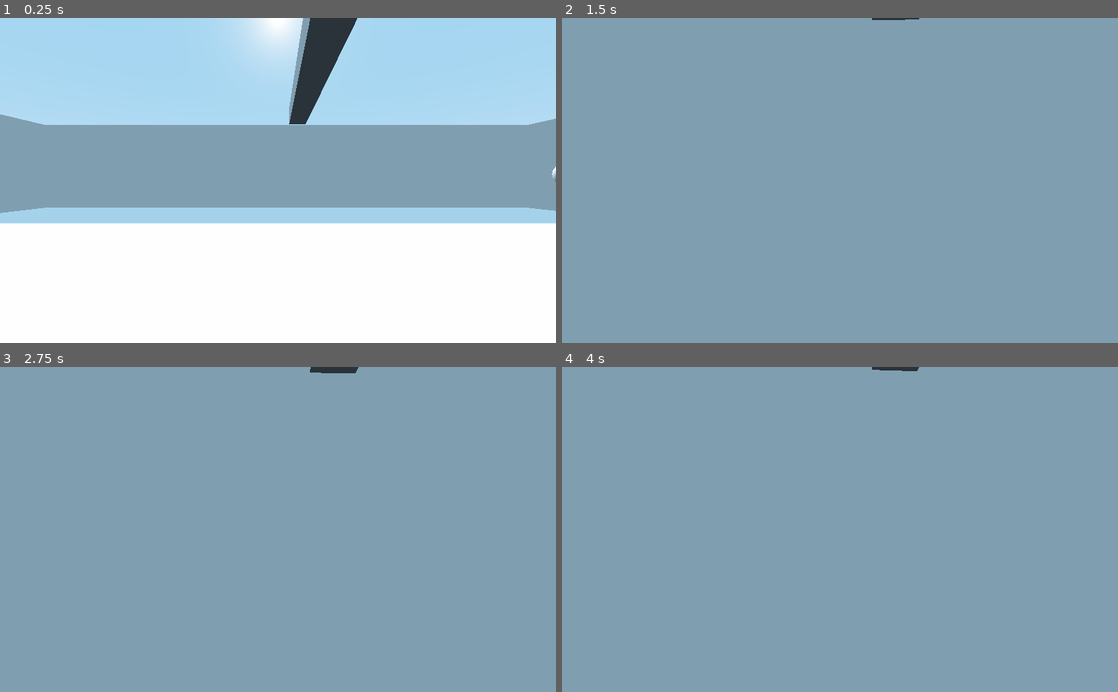
Above: before the commit, frames 1-4 (two rows, left to right).
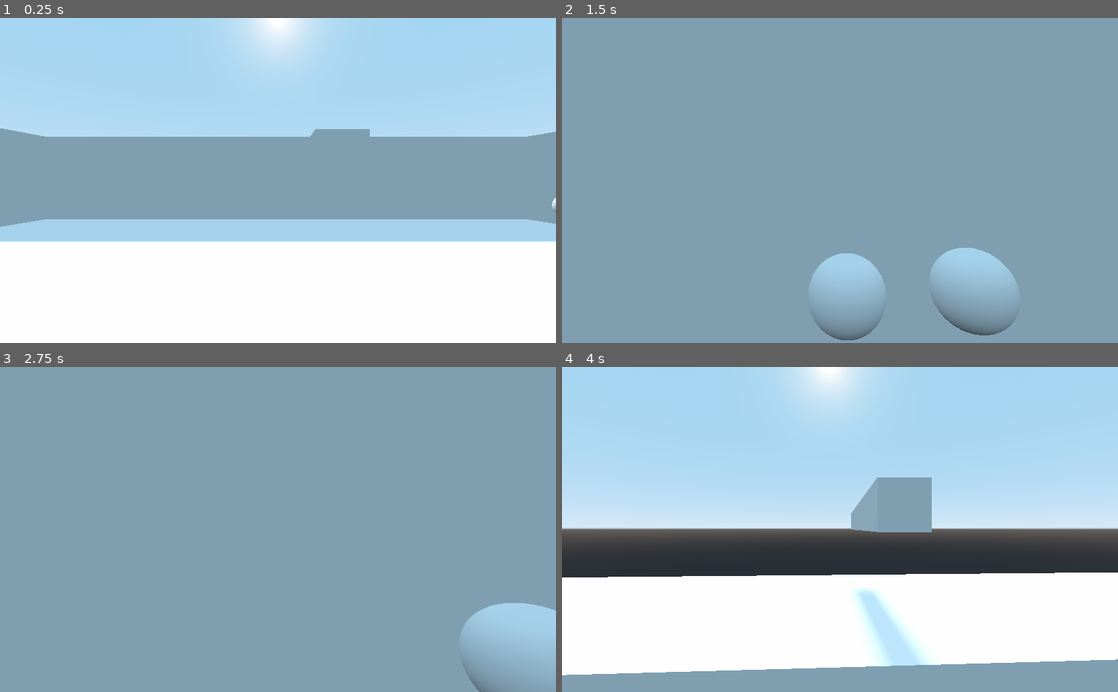
Above: after the commit, the same moments.

Repository: NickCheng0921/curveshot
Game: Godot game, scene res://Scenes/Main.tscn
The game is run twice, just before and just after one commit, with the same random seed, the same clock (stepped at 60 frames per second) and the same inputs.
Inputs (mouse positions are in pixels of both pictures, inside the frame that each line leads up to):
- Up to frame 1 (0.25 s): no input
- Up to frame 2 (1.5 s): move the mouse to (867, 180) at 0.52 s; hold W (move_forward) from 0.53 s (still down); click (867, 180) at 0.6 s; tap Space (jump) at 0.77 s; move the mouse to (812, 180) at 1.27 s; click (812, 180) at 1.35 s
- Up to frame 3 (2.75 s): keep holding W (move_forward); tap Space (jump) at 1.52 s; move the mouse to (289, 523) at 2.02 s; click (289, 523) at 2.1 s
- Up to frame 4 (4 s): keep holding W (move_forward); move the mouse to (834, 536) at 2.77 s; click (834, 536) at 2.85 s; tap Space (jump) at 3.02, 3.77 s; move the mouse to (878, 532) at 3.52 s; click (878, 532) at 3.6 s

The runs differ from the first frame. In frame 1, 15% of the frame differs, in the area x 0-100%, y 0-70%; in frame 2, 3.7%; in frame 3, 2.7%; in frame 4, 90%, in the area x 0-100%, y 0-95%.

Commit message:
3d aiming, WIP

Diff:
--- /dev/null
+++ b/3dDemo/Scenes/Arrow.tscn
@@ -0,0 +1,17 @@
+[gd_scene load_steps=3 format=2]
+
+[sub_resource type="CubeMesh" id=1]
+
+[sub_resource type="SphereMesh" id=2]
+
+[node name="Arrow" type="Spatial"]
+
+[node name="MeshInstance" type="MeshInstance" parent="."]
+transform = Transform( 0.1, 0, 0, 0, 0.1, 0, 0, 0, 1, 0, 0, 0 )
+mesh = SubResource( 1 )
+material/0 = null
+
+[node name="MeshInstance2" type="MeshInstance" parent="."]
+transform = Transform( 0.3, 0, 0, 0, 0.3, 0, 0, 0, 0.3, 0, 0, -0.974648 )
+mesh = SubResource( 2 )
+material/0 = null
--- a/3dDemo/Scenes/Main.tscn
+++ b/3dDemo/Scenes/Main.tscn
@@ -23,8 +23,9 @@
 
 [sub_resource type="BoxShape" id=10]
 
+[sub_resource type="BoxShape" id=11]
+
 [node name="Main" type="Node"]
-editor/display_folded = true
 
 [node name="Ground" type="StaticBody" parent="."]
 editor/display_folded = true
@@ -87,6 +88,10 @@
 transform = Transform( 15, 0, 0, 0, 5, 0, 0, 0, 1, 0, 0, -15 )
 shape = SubResource( 10 )
 
+[node name="floor" type="CollisionShape" parent="Walls"]
+transform = Transform( 20, 0, 0, 0, 1, 0, 0, 0, 20, 0, -0.8, 0 )
+shape = SubResource( 11 )
+
 [node name="Grav Node" parent="." instance=ExtResource( 2 )]
 transform = Transform( 1, 0, 0, 0, 1, 0, 0, 0, 1, 6.43918, 1.79676, -5.06267 )
 
--- a/3dDemo/Scenes/Player.tscn
+++ b/3dDemo/Scenes/Player.tscn
@@ -13,6 +13,7 @@
 script = ExtResource( 1 )
 
 [node name="Pivot" type="Spatial" parent="."]
+editor/display_folded = true
 
 [node name="MeshInstance" type="MeshInstance" parent="Pivot"]
 mesh = SubResource( 1 )
@@ -23,10 +24,11 @@
 mesh = SubResource( 2 )
 material/0 = null
 
-[node name="barrel point" type="Position3D" parent="Pivot/MeshInstance2"]
-transform = Transform( 1, 0, 1.77636e-015, 0, 0.999999, 0, 0, 0, 0.999999, 1.26516, -6.54674, 2.14577e-006 )
-
 [node name="CollisionShape" type="CollisionShape" parent="."]
 shape = SubResource( 3 )
 
 [node name="Camera" type="Camera" parent="."]
+transform = Transform( 1, 0, 0, 0, 1, 0, 0, 0, 1, 0, 0.7, 0 )
+
+[node name="barrel point" type="Position3D" parent="Camera"]
+transform = Transform( 1, 0, 0, 0, 1, 0, 0, 0, 1, 0, -0.584842, -0.687477 )
--- a/3dDemo/Scripts/Bullet.gd
+++ b/3dDemo/Scripts/Bullet.gd
@@ -1,7 +1,7 @@
 extends KinematicBody
 
 var velocity := Vector3()
-export var lifespan = 2
+export var lifespan = 3
 
 # Called when the node enters the scene tree for the first time.
 func _ready():
--- a/3dDemo/Scripts/Grav Node.gd
+++ b/3dDemo/Scripts/Grav Node.gd
@@ -2,7 +2,7 @@
 
 #refer to grav_node.png in res://Images for basic explanation, image may be outdated
 export var zone_length := 3 #sensitivity of core on when it acts on projectile
-export var gravity := 1 #strength of force on bullet
+export var gravity := 2 #strength of force on bullet
 onready var bullets
 onready var i := 0
 onready var grav_node = $"."
--- a/3dDemo/Scripts/Player.gd
+++ b/3dDemo/Scripts/Player.gd
@@ -9,11 +9,11 @@
 export var SENSITIVITY := 2
 export var SMOOTHNESS := 10.0
 #bullet global variables
-export var bullet_velocity = 10
+export var bullet_velocity = 50
 var bullet_velocity_vec := Vector3(1, 0, 0)
 
 onready var bullet = preload("res://Scenes/Bullet.tscn")
-onready var barrel_point = $"Pivot/MeshInstance2/barrel point"
+onready var barrel_point = $"Camera//barrel point"
 onready var player = $"."
 onready var camera = $Camera
 #Camera variables
@@ -36,12 +36,13 @@
 #called every frame
 var i := 1
 var y_axis := Vector3(0, 1, 0)
-var x_axis := Vector3(-1, 0, 0)
+var x_axis := Vector3(1, 0, 0)
+var z_axis := Vector3(0, 0, 1)
 var global_y_degree := 0.0
 var camera_x_tilt := 0.0
 func _physics_process(delta):
 	#debugging to print every ~sec
-	if(i >= 60):
+	if(i >= 40):
 		i = 0
 	else:
 		i += 1
@@ -62,28 +63,29 @@
 	if Input.is_action_pressed("move_forward"):
 		direction.z -= 1
 	if Input.is_action_just_pressed("Shoot"):
-		var bullet_instance = bullet.instance()
-		#camera_x_tilt = camera.global_transform.basis.get_euler()[0]
-		bullet_velocity_vec = Vector3(1, 0, 0)
-		bullet_velocity_vec = bullet_velocity_vec.rotated(y_axis, global_y_degree+PI/2) * bullet_velocity
-		#bullet_velocity_vec = bullet_velocity_vec.rotated(x_axis, camera_x_tilt)
-		#bullet_velocity_vec[1] *= bullet_velocity
-		bullet_instance.velocity = bullet_velocity_vec
+		var bullet_instance = bullet.instance() #get class to instance a bullet object
+		var camera_degrees = camera.global_transform.basis.get_euler()
+
+		bullet_velocity_vec = Vector3(0, 0, -1) #forward is -z direction, since I set it up that way
+		bullet_velocity_vec = bullet_velocity_vec.rotated(y_axis, camera_degrees[1]) #account for left and right
+		bullet_velocity_vec = bullet_velocity_vec.rotated(x_axis, camera_degrees[0]) #account for up and down
+		bullet_velocity_vec *= bullet_velocity
+		bullet_instance.velocity = bullet_velocity_vec #give the bullet it's initial velocity and spawn at barrel
 		get_tree().get_root().get_node("Main/Bullets").add_child(bullet_instance)
 		bullet_instance.global_transform.origin = barrel_point.global_transform.origin
-
 
 	if direction != Vector3.ZERO:
 		direction = direction.normalized()
 
 	#mouse based rotation
 	rotation_velocity = rotation_velocity.linear_interpolate(camera_input * SENSITIVITY, delta * SMOOTHNESS)
+	# Clamp vertical rotation
+	rotation_degrees.x = clamp(rotation_degrees.x, deg2rad(-90), deg2rad(90))
+
 	camera.rotation_degrees.x += -deg2rad(rotation_velocity.y)
 	y_rotation = -deg2rad(rotation_velocity.x)
 	rotation_degrees.y += y_rotation #move mesh
 
-	# Clamp vertical rotation
-	rotation_degrees.x = clamp(rotation_degrees.x, deg2rad(-90), deg2rad(90))
 	camera_input = Vector2.ZERO
 
 	# Ground velocity
Not shown: 1 places in 3dDemo/Scenes/Main.tscn that only renumber resources
